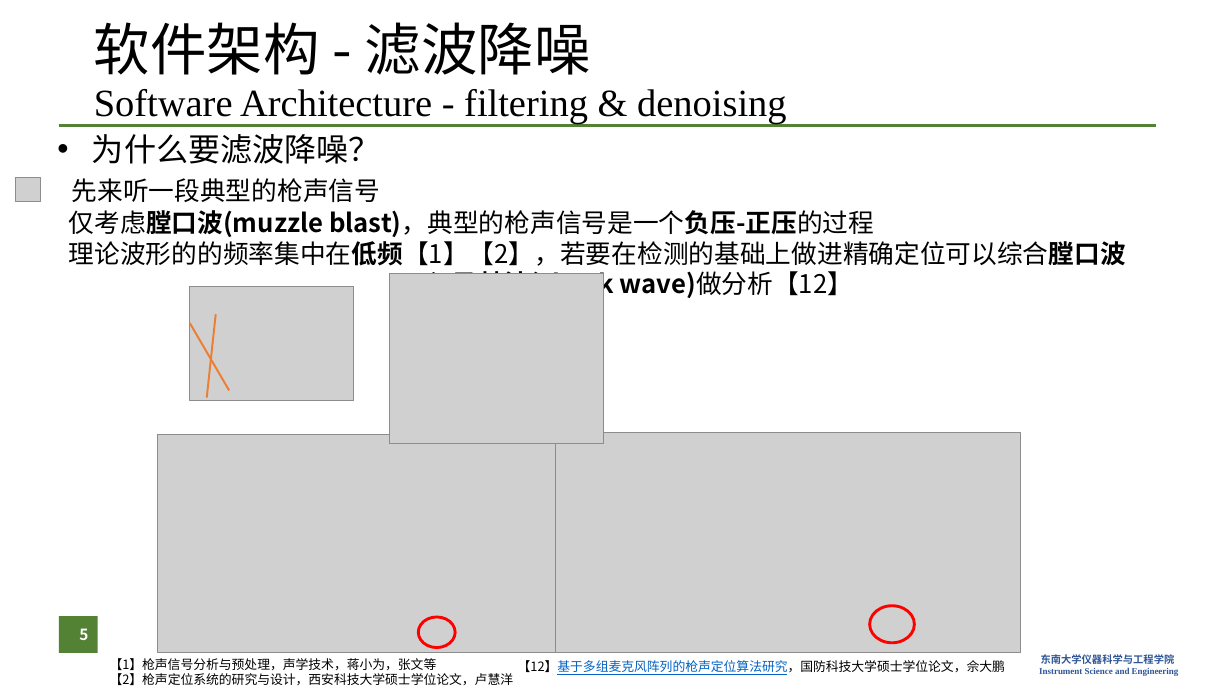
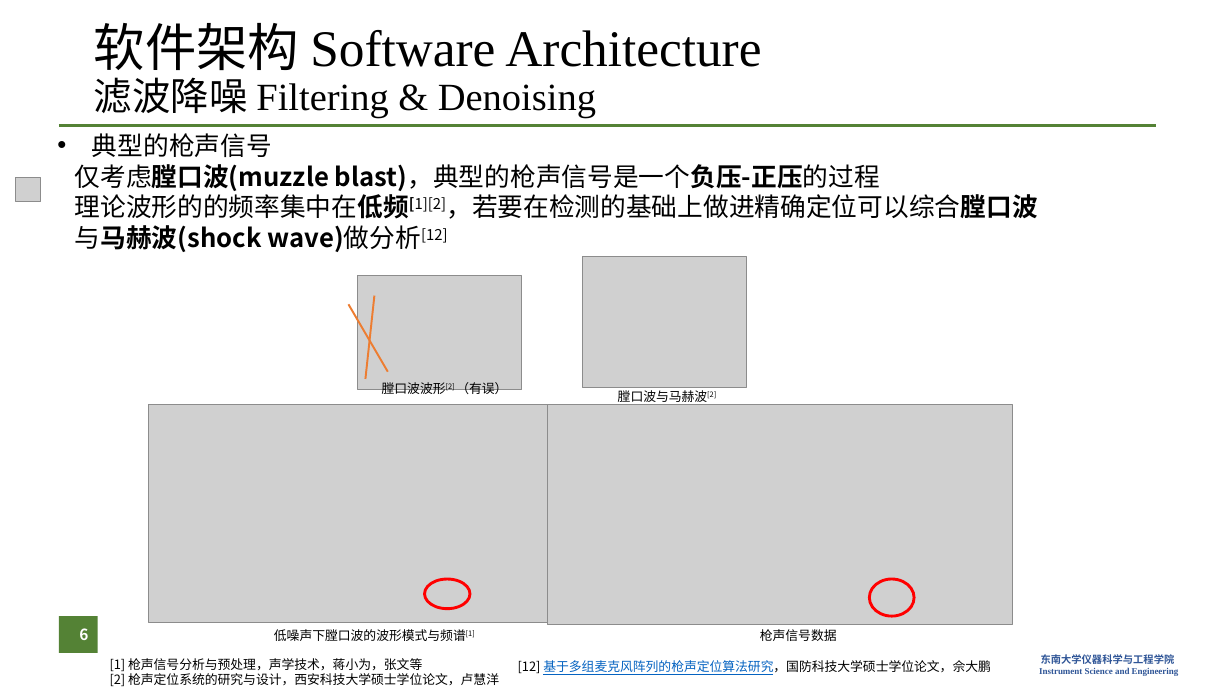
Before and after one commit to zzFon/Gun-Shot-Detection-and-Positioning_Matlab, a slide deck: slide 6 of Presentation.pptx (slide 5 before the commit). Drawn at 1232x693 pixels with LibreOffice and Linux fonts; fonts in the diff are those of the drawing; grey boxes stand for pictures; background and template pictures are left out. Boxes give left, top, right and bottom in pixels: in the first picture for what was removed or moved away, otherwise in the second. Text is boxed around its words. In the diff, an @@ line names an element or a change of style, - is before the commit and + after.

```diff
--- a/Presentation.pptx
+++ b/Presentation.pptx
@@ title at [94,23,761,119]: text changed; size 30 to 40 pt @@
-软件架构 - 滤波降噪
-Software Architecture - filtering & denoising
+软件架构 Software Architecture
+滤波降噪 Filtering & Denoising
@@ text at [92,133,272,157]: text changed @@
-• 为什么要滤波降噪？
-先来听一段典型的枪声信号
+• 典型的枪声信号
@@ text at [75,190,1037,252]: text changed @@
-理论波形的的频率集中在低频【1】【2】，若要在检测的基础上做进精确定位可以综合膛口波 与马赫波(shock wave)做分析【12】
+理论波形的的频率集中在低频[1][2]，若要在检测的基础上做进精确定位可以综合膛口波
+与马赫波(shock wave)做分析[12]
@@ picture: place and size @@
-picture at [390,274,604,444]
+picture at [582,257,746,387]
@@ picture: place and size @@
-picture at [189,287,353,401]
+picture at [358,275,521,390]
@@ line moved from (215, 314) - (207, 397) to (374, 296) - (365, 379) @@
@@ line moved from (189, 323) - (229, 391) to (348, 304) - (388, 372) @@
@@ text added at [382,382,507,398], 10 pt, text #000000 @@
+膛口波波形[2] （有误）
@@ picture: place and size @@
-picture at [157,434,555,653]
+picture at [149,404,547,623]
@@ picture: place and size @@
-picture at [555,433,1020,653]
+picture at [547,405,1012,625]
@@ text added at [618,390,716,405], 10 pt, text #000000 @@
+膛口波与马赫波[2]
@@ ellipse: place and size @@
-ellipse at [419,617,456,648]
+ellipse at [424,579,470,609]
@@ ellipse: place and size @@
-ellipse at [870,606,914,643]
+ellipse at [870,579,914,616]
@@ page number at [79,628,88,640]: text changed @@
-5
+6
@@ text added at [274,629,475,641], 10 pt, text #000000 @@
+低噪声下膛口波的波形模式与频谱[1]
@@ text added at [760,629,837,641], 10 pt, text #000000 @@
+枪声信号数据
@@ text at [110,658,499,687]: text changed @@
-【1】枪声信号分析与预处理，声学技术，蒋小为，张文等
-【2】枪声定位系统的研究与设计，西安科技大学硕士学位论文，卢慧洋
+[1] 枪声信号分析与预处理，声学技术，蒋小为，张文等
+[2] 枪声定位系统的研究与设计，西安科技大学硕士学位论文，卢慧洋
@@ text at [518,660,991,675]: text changed @@
-【12】基于多组麦克风阵列的枪声定位算法研究，国防科技大学硕士学位论文，佘大鹏
+[12] 基于多组麦克风阵列的枪声定位算法研究，国防科技大学硕士学位论文，佘大鹏
```
Also in this commit, not shown: 23 other slides changed, 8 slides added, 54 other files.
